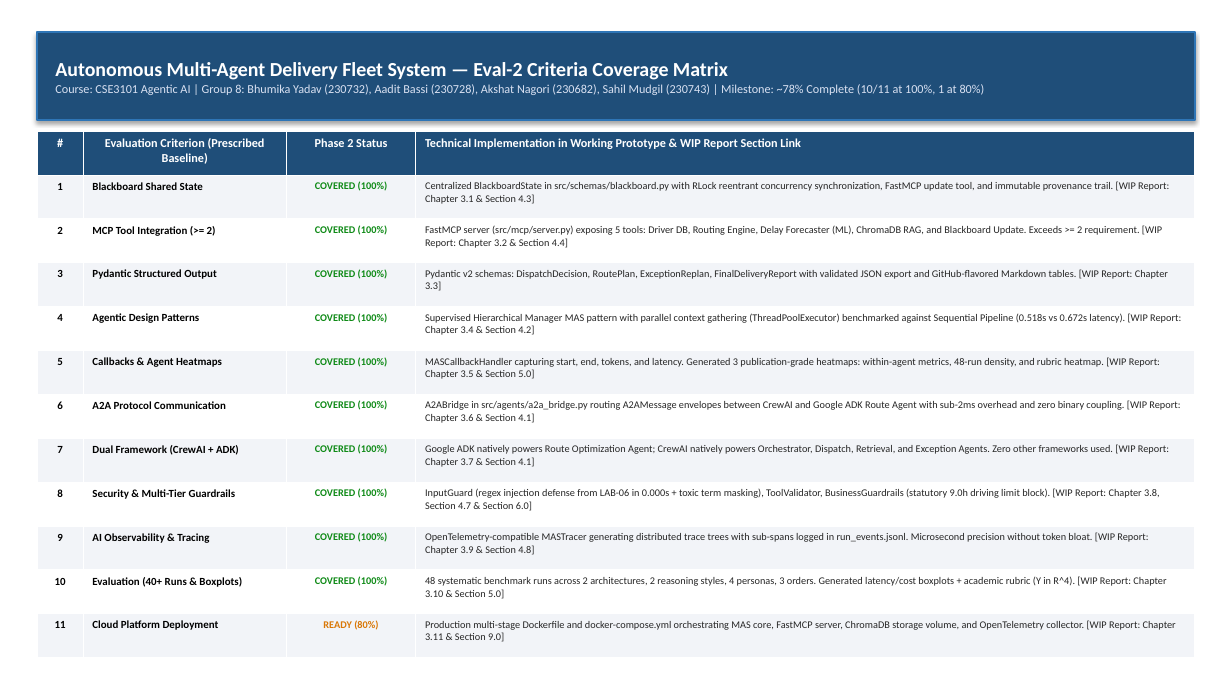
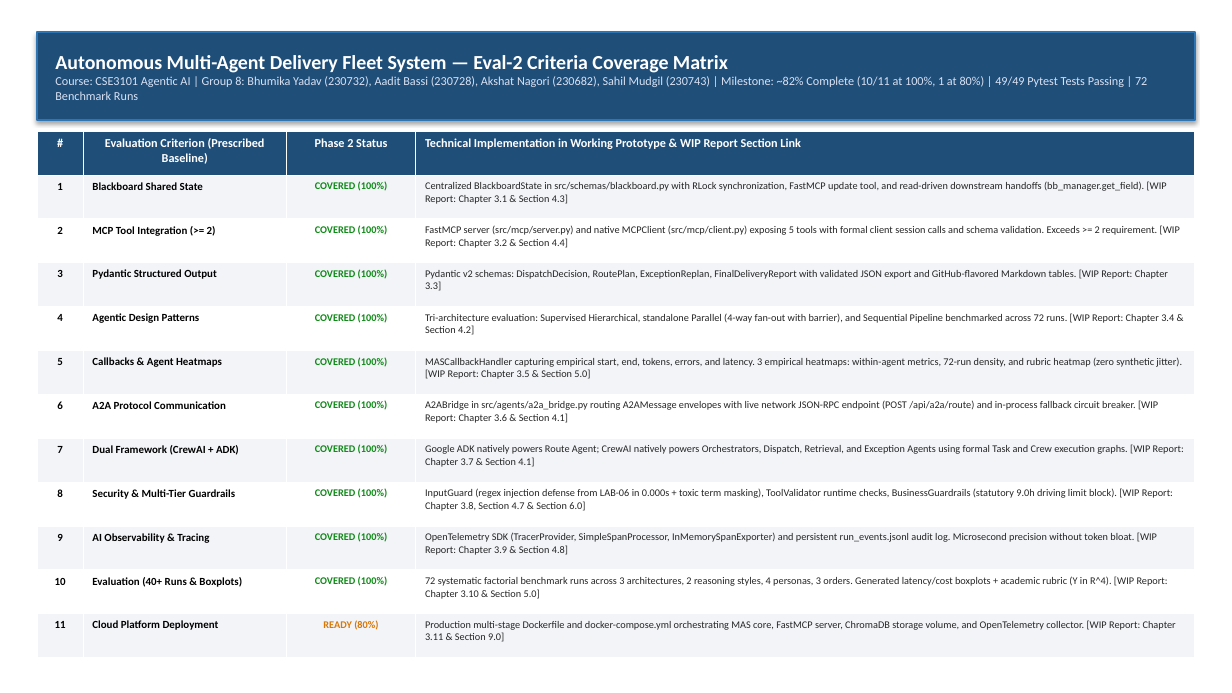
Before and after one commit to Akshat5091/DeliveryFleet-MAS, a slide deck: slide 1 of Eval 2 Documents/1_Slide_Coverage_Matrix_Group8.pptx. Drawn at 1232x693 pixels with LibreOffice and Linux fonts; fonts in the diff are those of the drawing. Boxes give left, top, right and bottom in pixels: in the first picture for what was removed or moved away, otherwise in the second. Text is boxed around its words. In the diff, an @@ line names an element or a change of style, - is before the commit and + after.

Commit message:
docs: formalize Eval-2 deliverables for 72-run tri-architecture & 49 tests (Group 8)

```diff
--- a/Eval 2 Documents/1_Slide_Coverage_Matrix_Group8.pptx
+++ b/Eval 2 Documents/1_Slide_Coverage_Matrix_Group8.pptx
@@ text in rectangle at (55,76,1147,100): text changed @@
-Course: CSE3101 Agentic AI | Group 8: Bhumika Yadav (230732), Aadit Bassi (230728), Akshat Nagori (230682), Sahil Mudgil (230743) | Milestone: ~78% Complete (10/11 at 100%, 1 at 80%)
+Course: CSE3101 Agentic AI | Group 8: Bhumika Yadav (230732), Aadit Bassi (230728), Akshat Nagori (230682), Sahil Mudgil (230743) | Milestone: ~82% Complete (10/11 at 100%, 1 at 80%) | 49/49 Pytest Tests Passing | 72 Benchmark Runs
@@ table at (37,131,1195,658) @@
-row 2, column 4: Centralized BlackboardState in src/schemas/blackboard.py with RLock reentrant concurrency synchronization, FastMCP update tool, and immutable provenance trail. [WIP Report: Chapter 3.1 & Section 4.3]
+row 2, column 4: Centralized BlackboardState in src/schemas/blackboard.py with RLock synchronization, FastMCP update tool, and read-driven downstream handoffs (bb_manager.get_field). [WIP Report: Chapter 3.1 & Section 4.3]
-row 3, column 4: FastMCP server (src/mcp/server.py) exposing 5 tools: Driver DB, Routing Engine, Delay Forecaster (ML), ChromaDB RAG, and Blackboard Update. Exceeds >= 2 requirement. [WIP Report: Chapter 3.2 & Section 4.4]
+row 3, column 4: FastMCP server (src/mcp/server.py) and native MCPClient (src/mcp/client.py) exposing 5 tools with formal client session calls and schema validation. Exceeds >= 2 requirement. [WIP Report: Chapter 3.2 & Section 4.4]
-row 5, column 4: Supervised Hierarchical Manager MAS pattern with parallel context gathering (ThreadPoolExecutor) benchmarked against Sequential Pipeline (0.518s vs 0.672s latency). [WIP Report: Chapter 3.4 & Section 4.2]
+row 5, column 4: Tri-architecture evaluation: Supervised Hierarchical, standalone Parallel (4-way fan-out with barrier), and Sequential Pipeline benchmarked across 72 runs. [WIP Report: Chapter 3.4 & Section 4.2]
-row 6, column 4: MASCallbackHandler capturing start, end, tokens, and latency. Generated 3 publication-grade heatmaps: within-agent metrics, 48-run density, and rubric heatmap. [WIP Report: Chapter 3.5 & Section 5.0]
+row 6, column 4: MASCallbackHandler capturing empirical start, end, tokens, errors, and latency. 3 empirical heatmaps: within-agent metrics, 72-run density, and rubric heatmap (zero synthetic jitter). [WIP Report: Chapter 3.5 & Section 5.0]
-row 7, column 4: A2ABridge in src/agents/a2a_bridge.py routing A2AMessage envelopes between CrewAI and Google ADK Route Agent with sub-2ms overhead and zero binary coupling. [WIP Report: Chapter 3.6 & Section 4.1]
+row 7, column 4: A2ABridge in src/agents/a2a_bridge.py routing A2AMessage envelopes with live network JSON-RPC endpoint (POST /api/a2a/route) and in-process fallback circuit breaker. [WIP Report: Chapter 3.6 & Section 4.1]
-row 8, column 4: Google ADK natively powers Route Optimization Agent; CrewAI natively powers Orchestrator, Dispatch, Retrieval, and Exception Agents. Zero other frameworks used. [WIP Report: Chapter 3.7 & Section 4.1]
+row 8, column 4: Google ADK natively powers Route Agent; CrewAI natively powers Orchestrators, Dispatch, Retrieval, and Exception Agents using formal Task and Crew execution graphs. [WIP Report: Chapter 3.7 & Section 4.1]
-row 9, column 4: InputGuard (regex injection defense from LAB-06 in 0.000s + toxic term masking), ToolValidator, BusinessGuardrails (statutory 9.0h driving limit block). [WIP Report: Chapter 3.8, Section 4.7 & Section 6.0]
+row 9, column 4: InputGuard (regex injection defense from LAB-06 in 0.000s + toxic term masking), ToolValidator runtime checks, BusinessGuardrails (statutory 9.0h driving limit block). [WIP Report: Chapter 3.8, Section 4.7 & Section 6.0]
-row 10, column 4: OpenTelemetry-compatible MASTracer generating distributed trace trees with sub-spans logged in run_events.jsonl. Microsecond precision without token bloat. [WIP Report: Chapter 3.9 & Section 4.8]
+row 10, column 4: OpenTelemetry SDK (TracerProvider, SimpleSpanProcessor, InMemorySpanExporter) and persistent run_events.jsonl audit log. Microsecond precision without token bloat. [WIP Report: Chapter 3.9 & Section 4.8]
-row 11, column 4: 48 systematic benchmark runs across 2 architectures, 2 reasoning styles, 4 personas, 3 orders. Generated latency/cost boxplots + academic rubric (Y in R^4). [WIP Report: Chapter 3.10 & Section 5.0]
+row 11, column 4: 72 systematic factorial benchmark runs across 3 architectures, 2 reasoning styles, 4 personas, 3 orders. Generated latency/cost boxplots + academic rubric (Y in R^4). [WIP Report: Chapter 3.10 & Section 5.0]
```
Also in this commit, not shown: 24 other files.
